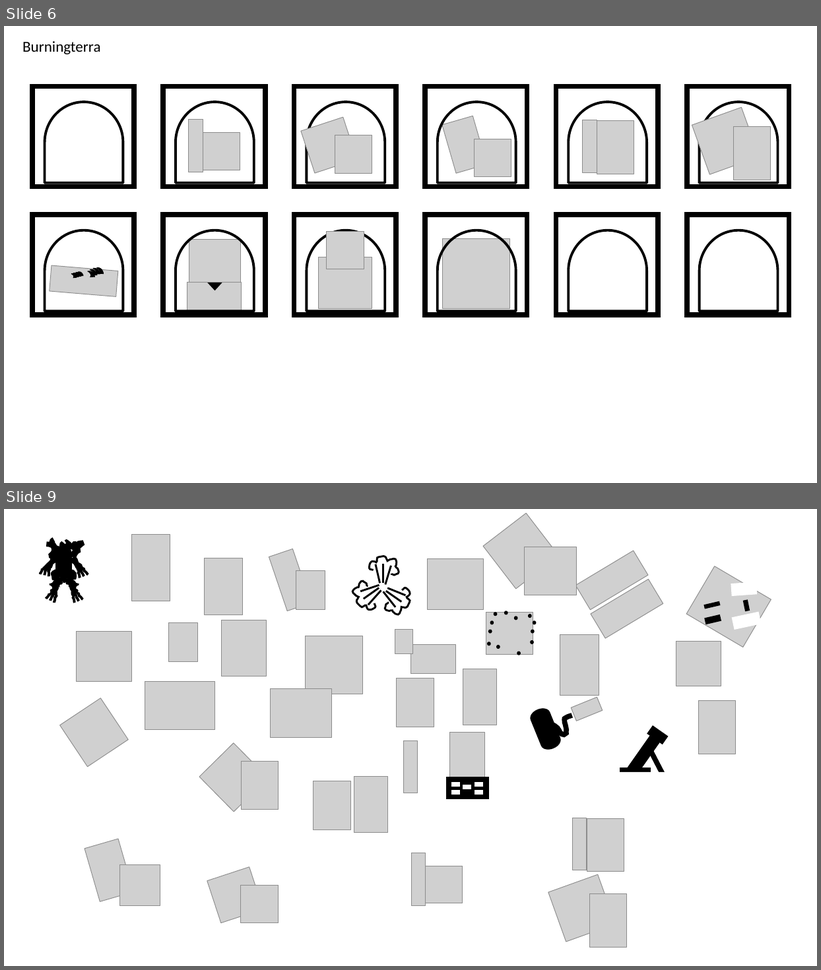
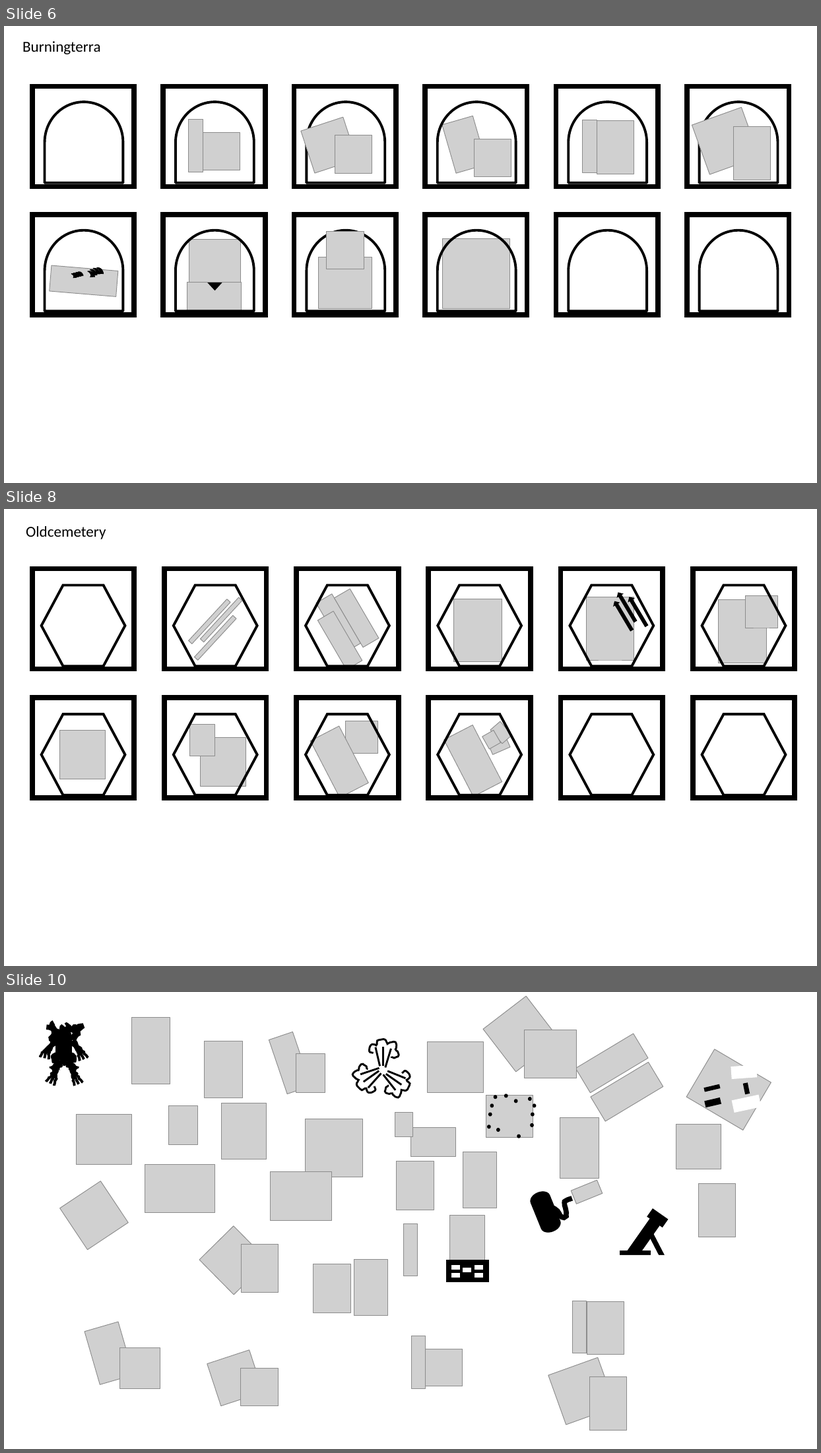
Before and after one commit to alexliuhust/JS_ChessGames, a slide deck: image process/drawings.pptx. Shown one above the other, each under a label of ours: slides 6 and 9 before the commit, slides 6, 8 and 10 after it; the slides between them are not shown. The pictures are 821x970 and 821x1453 pixels, drawn with LibreOffice and Linux fonts; fonts in the diff are those of the drawing; grey boxes stand for pictures. Boxes give left, top, right and bottom in pixels: in the first picture for what was removed or moved away, otherwise in the second. Text is boxed around its words. In the diff, an @@ line names an element or a change of style, - is before the commit and + after.

```diff
--- a/image process/drawings.pptx
+++ b/image process/drawings.pptx
@@ slide 8 added at (4,509,817,966), background #FFFFFF @@
@@ text added at (26,526,106,539), 18 pt, text #000000 @@
+Oldcemetery
@@ rectangle added at (32,569,134,669), outline #000000 6 pt @@
@@ hexagon added at (41,586,125,666), fill #FFFFFF, outline #000000 3 pt @@
@@ group added at (297,569,399,670): 3 pictures, 1 rectangle, 1 hexagon @@
@@ rectangle added at (428,569,531,669), outline #000000 6 pt @@
@@ hexagon added at (438,586,521,666), outline #000000 3 pt @@
@@ group added at (693,569,795,669): 2 pictures, 1 rectangle, 1 hexagon @@
@@ picture added at (454,599,502,662) @@
@@ group added at (561,569,663,669): 3 right arrows, 1 picture, 1 rectangle, 1 hexagon @@
@@ group added at (164,569,266,669): 3 pictures, 1 rectangle, 1 hexagon @@
@@ rectangle added at (32,698,134,799), outline #000000 6 pt @@
@@ rectangle added at (561,698,663,799), outline #000000 6 pt @@
@@ rectangle added at (693,698,795,799), outline #000000 6 pt @@
@@ hexagon added at (41,714,125,795), outline #000000 3 pt @@
@@ group added at (164,698,266,799): 2 pictures, 1 rectangle, 1 hexagon @@
@@ group added at (297,698,399,799): 2 pictures, 1 rectangle, 1 hexagon @@
@@ group added at (428,698,531,799): 4 pictures, 1 rectangle, 1 hexagon @@
@@ hexagon added at (570,714,653,795), outline #000000 3 pt @@
@@ hexagon added at (702,714,786,795), outline #000000 3 pt @@
@@ picture added at (59,730,105,779) @@
@@ what was slide 9 is now slide 10 @@
```
Also in this commit, not shown: 1 slide changed, 15 other files.
